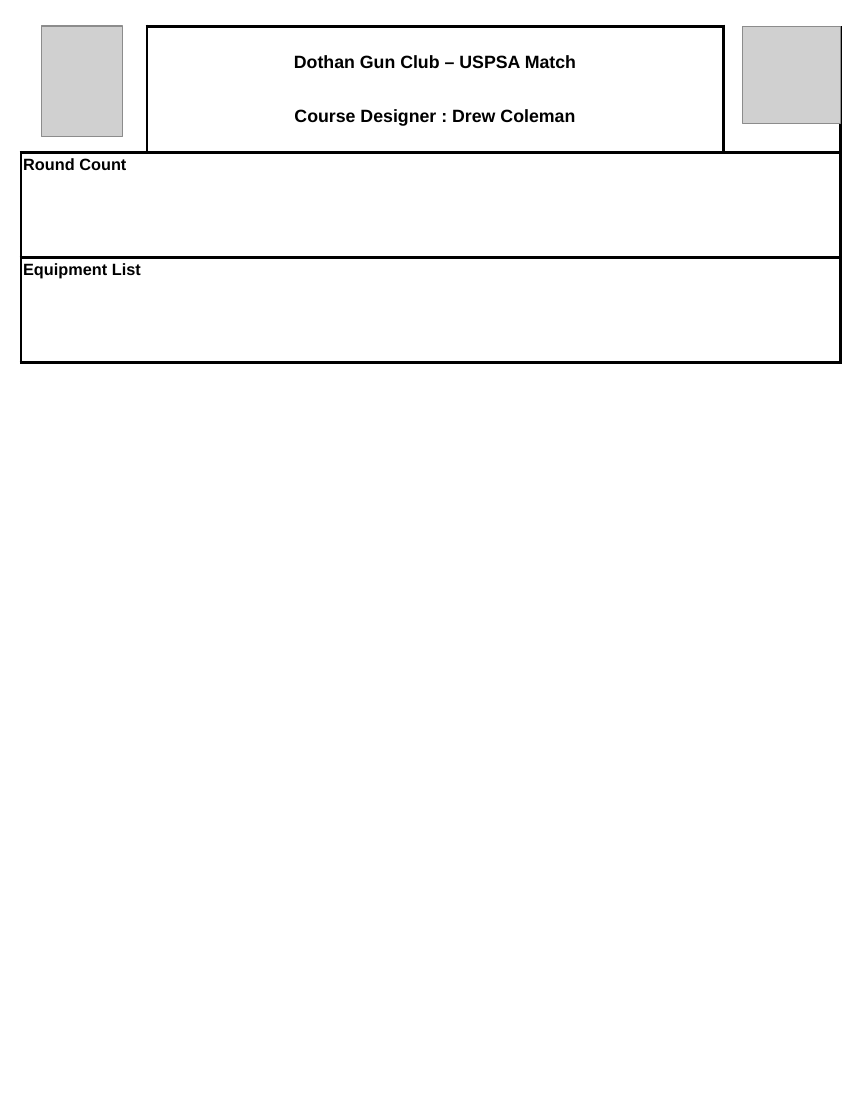
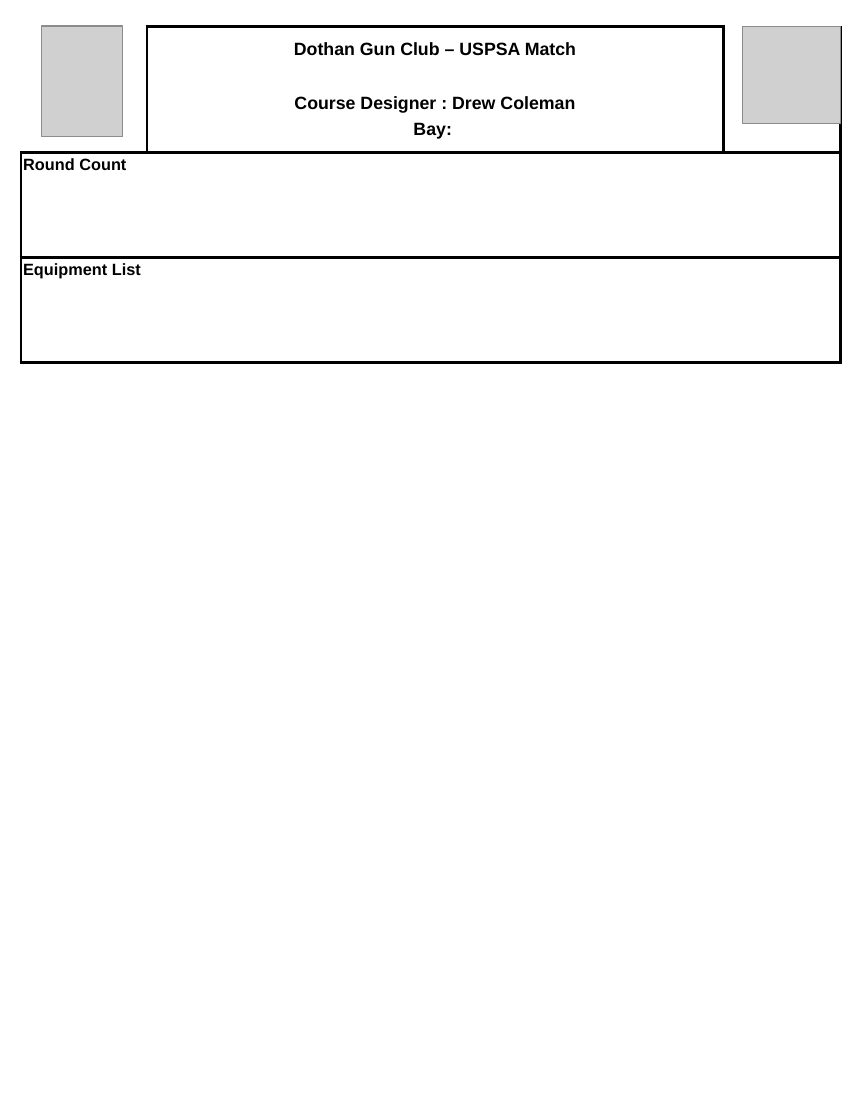
Before and after one commit to bagellord/USPSA-Stages, a slide deck: slide 1 of - Stage Design - USPSA New.pptx. Drawn at 853x1120 pixels with LibreOffice and Linux fonts; fonts in the diff are those of the drawing; grey boxes stand for pictures. Boxes give left, top, right and bottom in pixels: in the first picture for what was removed or moved away, otherwise in the second. Text is boxed around its words. In the diff, an @@ line names an element or a change of style, - is before the commit and + after.

```diff
--- a/- Stage Design - USPSA New.pptx
+++ b/- Stage Design - USPSA New.pptx
@@ table at <box>21,26,841,363</box> @@
-row 1, column 2: Dothan Gun Club – USPSA Match / Course Designer : Drew Coleman
+row 1, column 2: Dothan Gun Club – USPSA Match / Course Designer : Drew Coleman / Bay:
```
Also in this commit, not shown: 1 other slide changed, 26 other files.
